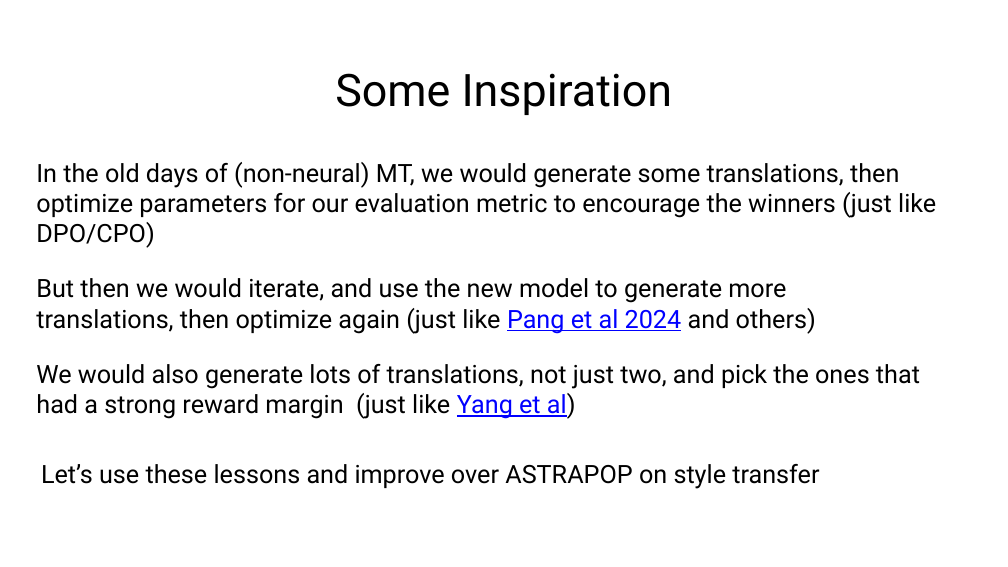
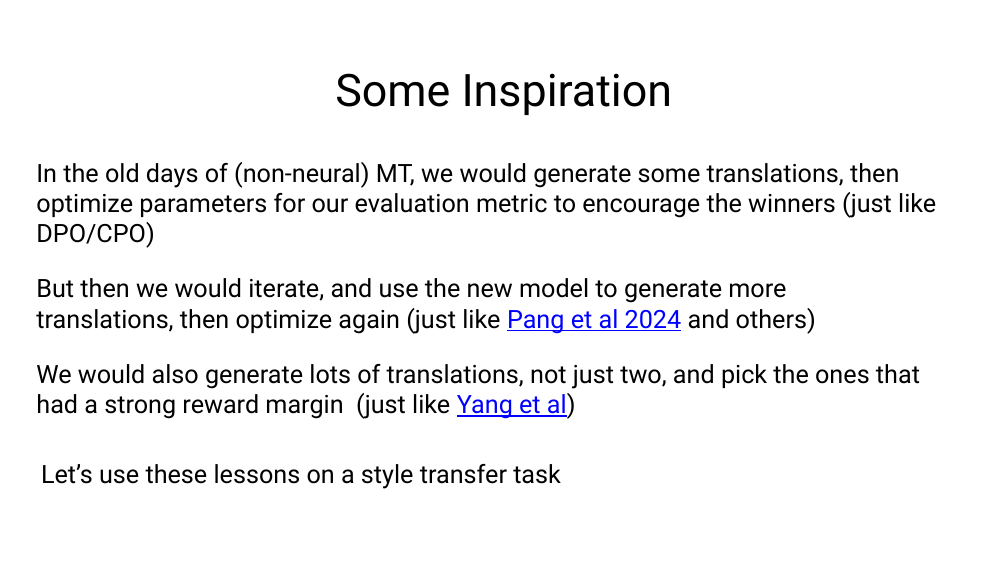
Before and after one commit to jonmay/USC-CS662, a slide deck: slide 77 of assets/files/rlhf.pptx. Drawn at 1008x567 pixels with LibreOffice and Linux fonts; fonts in the diff are those of the drawing. Boxes give left, top, right and bottom in pixels: in the first picture for what was removed or moved away, otherwise in the second. Text is boxed around its words. In the diff, an @@ line names an element or a change of style, - is before the commit and + after.

```diff
--- a/assets/files/rlhf.pptx
+++ b/assets/files/rlhf.pptx
@@ text at (41,464,561,489): text changed @@
-Let’s use these lessons and improve over ASTRAPOP on style transfer
+Let’s use these lessons on a style transfer task
```
Also in this commit, not shown: 7 other slides changed, 3 slides added, 1 other file.
